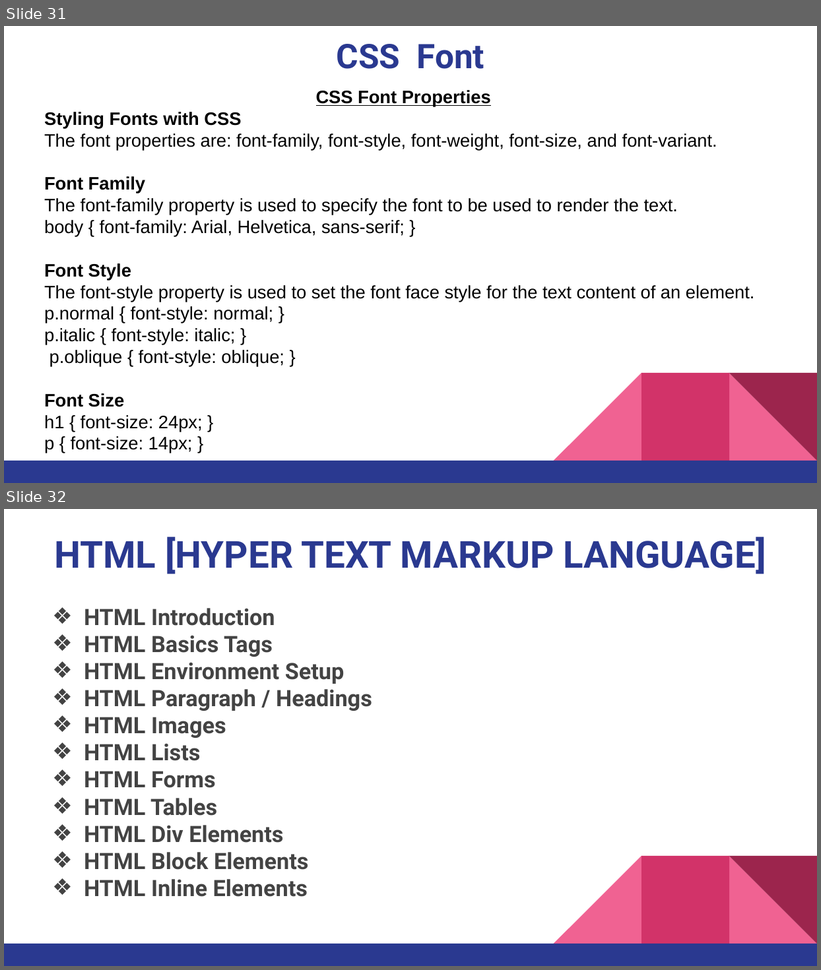
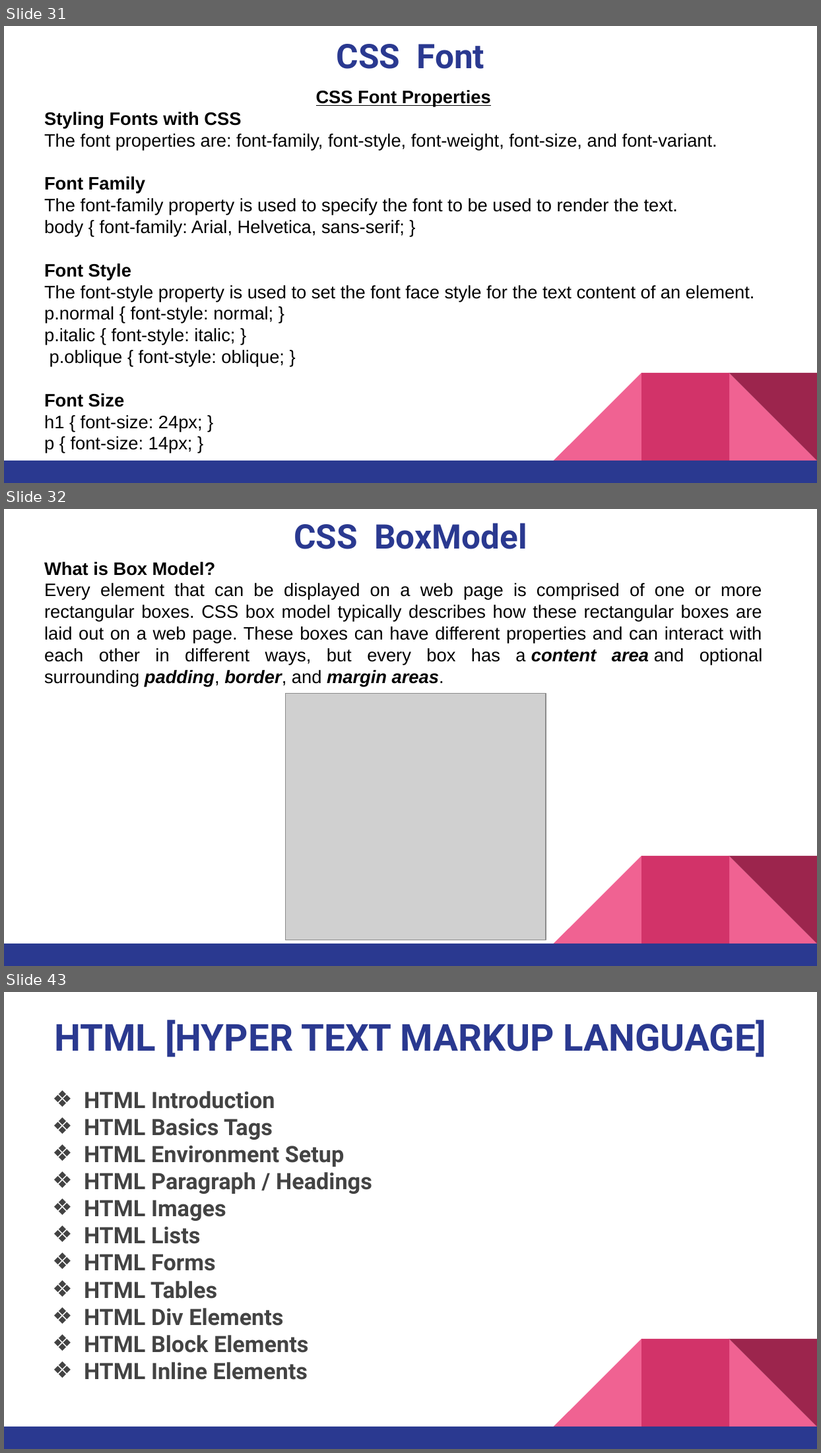
Before and after one commit to pnytrainingrepo/Webdevelopment, a slide deck: CSS Course.pptx. Shown one above the other, each under a label of ours: slides 31 and 32 before the commit, slides 31, 32 and 43 after it; the slides between them are not shown. The pictures are 821x970 and 821x1453 pixels, drawn with LibreOffice and Linux fonts; fonts in the diff are those of the drawing; grey boxes stand for pictures. Boxes give left, top, right and bottom in pixels: in the first picture for what was removed or moved away, otherwise in the second. Text is boxed around its words. In the diff, an @@ line names an element or a change of style, - is before the commit and + after.

```diff
--- a/CSS Course.pptx
+++ b/CSS Course.pptx
@@ slide 32 added at <box>4,509,817,966</box>, background #FFFFFF; not listed: 5 template elements that a slide beside it also shows @@
@@ title added at <box>294,523,527,549</box>, 30 pt, text #2A3990, bold @@
+CSS BoxModel
@@ text added at <box>44,562,763,687</box>, 16 pt, text #000000 @@
+What is Box Model?
+Every element that can be displayed on a web page is comprised of one or more rectangular boxes. CSS box model typically describes how these rectangular boxes are laid out on a web page. These boxes can have different properties and can interact with each other in different ways, but every box has a content area and optional surrounding padding, border, and margin areas.
@@ picture added at <box>285,694,546,941</box> @@
@@ what was slide 32 is now slide 43 @@
```
Also in this commit, not shown: 10 other slides added, 35 other files.
